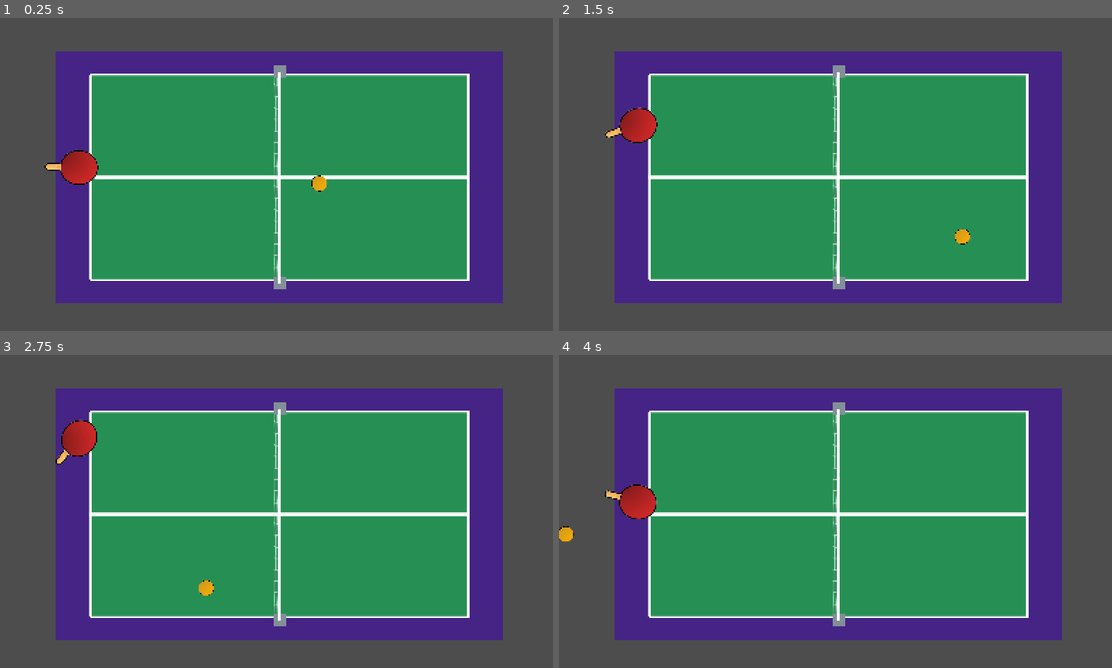
Above: before the commit, frames 1-4 (two rows, left to right).
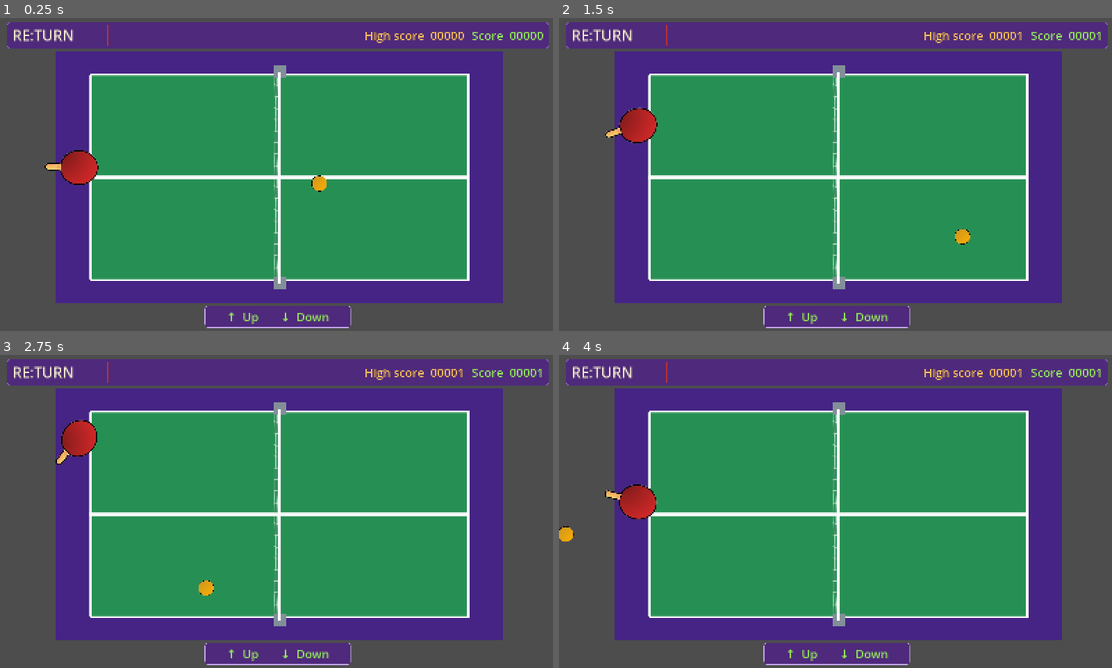
Above: after the commit, the same moments.

Repository: AkshatPaji/RE-TURN-Godot
Game: Godot game, scene res://Scenes/main.tscn
Same seed, same stepped clock (60 frames per second), same inputs: the game is played once before the commit and once after it. Before the commit the project starts from res://Scenes/game.tscn.
Inputs:
- Up to frame 1 (0.25 s): no input
- Up to frame 2 (1.5 s): hold Up (up) 0.53-1.28 s; hold Down (down) from 1.28 s (still down)
- Up to frame 3 (2.75 s): release Down (down) at 2.03 s; hold Up (up) from 2.03 s (still down)
- Up to frame 4 (4 s): release Up (up) at 3.53 s; hold Down (down) from 3.53 s (still down)

The runs differ from the first frame. In frame 1, 10% of the frame differs, in the area x 1-100%, y 1-100%; in frame 2, 10%; in frame 3, 10%; in frame 4, 10%.
Error before the commit: Invalid assignment of property or key 'text' with value of type 'String' on a base object of type 'null instance'. (res://Scripts/ball.gd:90)

Commit message:
added control bottom panel. bassically copy of top panel but shows control yeah

Diff:
--- a/Scenes/margins.tscn
+++ b/Scenes/margins.tscn
@@ -1,16 +1,16 @@
 [gd_scene format=3 uid="uid://dwe2p8gtstggp"]
 
 [sub_resource type="StyleBoxFlat" id="StatsPanelStyle"]
-content_margin_left = 20.0
+content_margin_left = 16.0
 content_margin_top = 8.0
-content_margin_right = 20.0
+content_margin_right = 16.0
 content_margin_bottom = 8.0
-bg_color = Color(0.2, 0.11, 0.34, 0.94)
+bg_color = Color(0.31, 0.16, 0.49, 0.98)
 border_width_left = 1
 border_width_top = 1
 border_width_right = 1
 border_width_bottom = 1
-border_color = Color(0.96, 0.94, 1, 0.9)
+border_color = Color(0.76, 0.64, 0.9, 1)
 corner_radius_top_left = 8
 corner_radius_top_right = 8
 corner_radius_bottom_right = 8
@@ -23,23 +23,22 @@
 
 [sub_resource type="LabelSettings" id="TitleSettings"]
 font = SubResource("HudFont")
-font_size = 47
-font_color = Color(0.98, 0.96, 1, 1)
-outline_size = 3
-outline_color = Color(0.15, 0.08, 0.25, 1)
+font_size = 42
+font_color = Color(0.94, 0.9, 0.81, 1)
+outline_size = 2
+outline_color = Color(0.16, 0.1, 0.24, 1)
 
 [sub_resource type="LabelSettings" id="HighScoreSettings"]
 font = SubResource("HudFont")
-font_size = 30
-font_color = Color(1, 0.82, 0.49, 1)
+font_size = 34
+font_color = Color(1, 0.76, 0.36, 1)
 outline_size = 2
-outline_color = Color(0.15, 0.08, 0.25, 1)
+outline_color = Color(0.16, 0.1, 0.24, 1)
 
 [sub_resource type="LabelSettings" id="ScoreSettings"]
 font = SubResource("HudFont")
-font_size = 30
-font_color = Color(0.98, 0.96, 1, 1)
-outline_size = 2
+font_size = 34
+font_color = Color(0.58, 0.92, 0.35, 1)
 outline_color = Color(0.15, 0.08, 0.25, 1)
 
 [node name="Margins" type="CanvasLayer" unique_id=815624557]
@@ -55,7 +54,7 @@
 
 [node name="Stats" type="HBoxContainer" parent="StatsPanel" unique_id=213904814]
 layout_mode = 2
-theme_override_constants/separation = 28
+theme_override_constants/separation = 22
 
 [node name="GameName" type="Label" parent="StatsPanel/Stats" unique_id=213904812]
 custom_minimum_size = Vector2(250, 0)
@@ -64,9 +63,9 @@
 label_settings = SubResource("TitleSettings")
 
 [node name="RedAccent" type="ColorRect" parent="StatsPanel/Stats" unique_id=213904817]
-custom_minimum_size = Vector2(3, 28)
+custom_minimum_size = Vector2(3, 24)
 layout_mode = 2
-color = Color(0.68, 0.18, 0.2, 1)
+color = Color(0.72, 0.2, 0.19, 1)
 
 [node name="Spacer" type="Control" parent="StatsPanel/Stats" unique_id=213904816]
 layout_mode = 2
@@ -74,10 +73,28 @@
 
 [node name="HighScore" type="Label" parent="StatsPanel/Stats" unique_id=213904815]
 layout_mode = 2
-text = "HIGH SCORE  00000"
+text = "High score  00000"
 label_settings = SubResource("HighScoreSettings")
 
 [node name="Score" type="Label" parent="StatsPanel/Stats" unique_id=838181681]
 layout_mode = 2
-text = "SCORE  00000"
+text = "Score  00000"
 label_settings = SubResource("ScoreSettings")
+
+[node name="ControlsPanel" type="PanelContainer" parent="." unique_id=213904818]
+anchors_preset = 7
+anchor_left = 0.5
+anchor_top = 1.0
+anchor_right = 0.5
+anchor_bottom = 1.0
+offset_left = -210.0
+offset_top = -73.0
+offset_right = 210.0
+offset_bottom = -9.0
+theme_override_styles/panel = SubResource("StatsPanelStyle")
+
+[node name="Controls" type="Label" parent="ControlsPanel" unique_id=213904819]
+layout_mode = 2
+text = "↑  Up       ↓  Down"
+label_settings = SubResource("ScoreSettings")
+horizontal_alignment = 1
--- a/Scripts/ball.gd
+++ b/Scripts/ball.gd
@@ -87,5 +87,5 @@
 	config.save(HIGH_SCORE_FILE)
 
 func _update_score_labels() -> void:
-	score_label.text = "SCORE  %05d" % score
-	high_score_label.text = "HIGH SCORE  %05d" % high_score
+	score_label.text = "Score  %05d" % score
+	high_score_label.text = "High score  %05d" % high_score
--- a/project.godot
+++ b/project.godot
@@ -11,7 +11,7 @@
 [application]
 
 config/name="RE:TURN - Godot"
-run/main_scene="uid://3t51e8debkhv"
+run/main_scene="uid://ce56v3enbxhnr"
 config/features=PackedStringArray("4.7", "GL Compatibility")
 config/icon="res://icon.svg"
 
